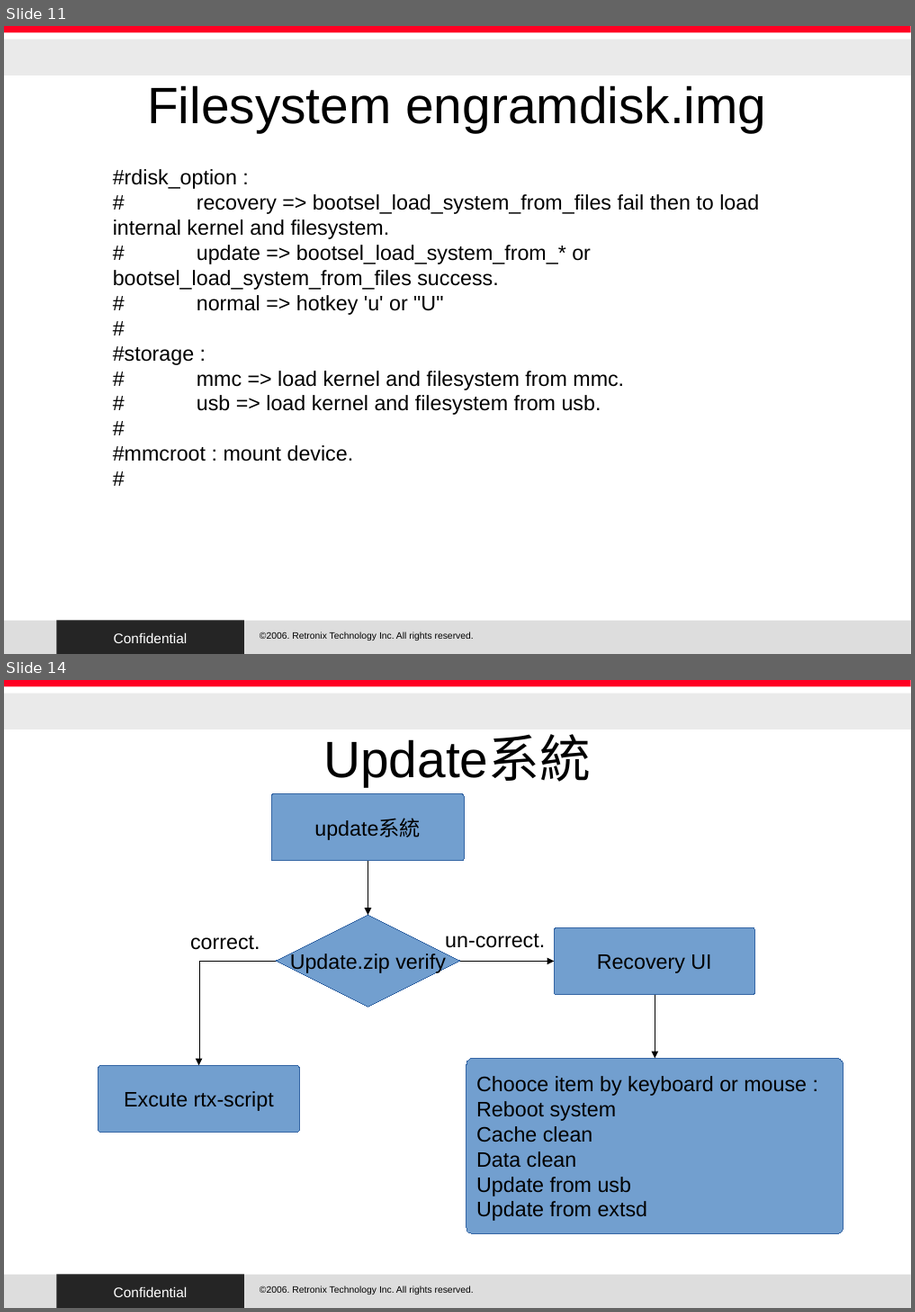
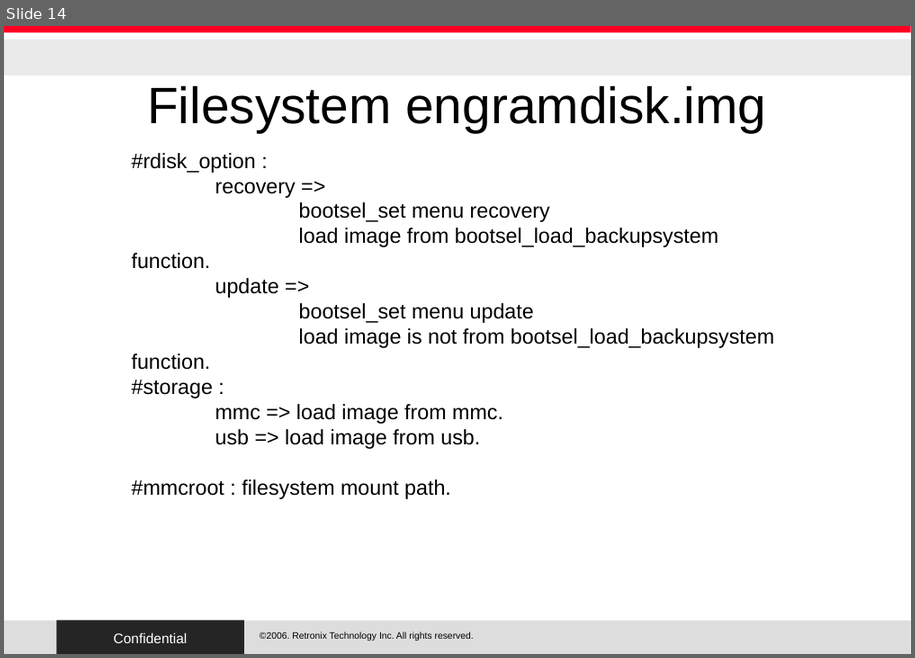
Before and after one commit to RetronixTechInc/u-boot-rtx, a slide deck: RTX/uboot.odp. Shown one above the other, each under a label of ours: slides 11 and 14 before the commit, slide 14 after it; the slides between them are not shown. The pictures are 915x1312 and 915x658 pixels, drawn with LibreOffice and Linux fonts; fonts in the diff are those of the drawing; background and template pictures are left out. Boxes give left, top, right and bottom in pixels: in the first picture for what was removed or moved away, otherwise in the second. Text is boxed around its words. In the diff, an @@ line names an element or a change of style, - is before the commit and + after.

```diff
--- a/RTX/uboot.odp
+++ b/RTX/uboot.odp
@@ slide 14 removed at [4, 680, 911, 1308], background #FFFFFF; not listed: 5 template elements that a slide beside it also shows @@
@@ title removed at [324, 737, 591, 786] @@
-Update系統
@@ rounded rectangle removed at [271, 794, 464, 861] @@
-update系統
@@ elbow arrow removed from (368, 861) to (368, 915) @@
@@ diamond removed at [276, 915, 460, 1007] @@
-Update.zip verify
@@ text removed at [190, 936, 260, 950] @@
-correct.
@@ text removed at [445, 934, 545, 948] @@
-un-correct.
@@ rounded rectangle removed at [555, 928, 756, 995] @@
-Recovery UI
@@ elbow arrow removed from (276, 961) to (199, 1065) @@
@@ elbow arrow removed from (460, 961) to (555, 962) @@
@@ elbow arrow removed from (655, 995) to (655, 1059) @@
@@ rounded rectangle removed at [98, 1065, 300, 1133] @@
-Excute rtx-script
@@ rounded rectangle removed at [467, 1058, 844, 1234] @@
-Chooce item by keyboard or mouse :
-Reboot system
-Cache clean
-Data clean
-Update from usb
-Update from extsd
@@ what was slide 11 is now slide 14 @@
@@ slide 14 changed as well @@
@@ text "#rdisk_option :": place and size @@
-text "#rdisk_option :" at [113, 169, 759, 462]
+text "#rdisk_option :" at [132, 153, 774, 499]
@@ text at [132, 182, 774, 370]: text changed @@
-# recovery => bootsel_load_system_from_files fail then to load internal kernel and filesystem.
-# update => bootsel_load_system_from_* or bootsel_load_system_from_files success.
-# normal => hotkey 'u' or "U"
-#
+recovery =>
+bootsel_set menu recovery
+load image from bootsel_load_backupsystem function.
+update =>
+bootsel_set menu update
+load image is not from bootsel_load_backupsystem function.
@@ text at [132, 404, 504, 499]: text changed @@
-# mmc => load kernel and filesystem from mmc.
-# usb => load kernel and filesystem from usb.
-#
-#mmcroot : mount device.
-#
+mmc => load image from mmc.
+usb => load image from usb.
+#mmcroot : filesystem mount path.
```
Also in this commit, not shown: 9 other slides changed, 6 slides added, 4 other slides removed, 27 other files.
